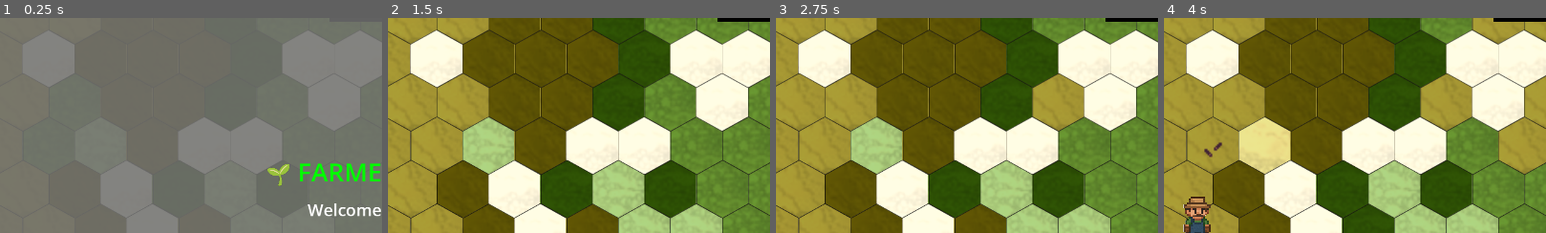
Above: before the commit, frames 1-4 (left to right).
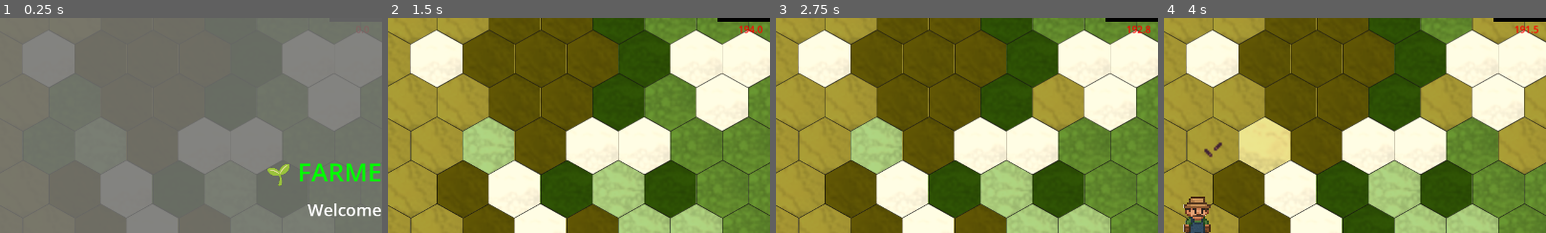
Above: after the commit, the same moments.

Repository: BlueDespero/slavicgamejam2025
Game: Godot game, scene res://main.tscn
Same seed, same stepped clock (60 frames per second), same inputs: the game is played once before the commit and once after it.
Inputs (mouse positions are % of the whole screen's width and height, from its top left):
- Up to frame 1 (0.25 s): no input
- Up to frame 2 (1.5 s): click "Let's farm! 🪏" at 0.5 s; tap Enter at 1.25 s; move the mouse to (72, 45) at 1.27 s; tap 1 at 1.35 s; click (72, 45) at 1.42 s
- Up to frame 3 (2.75 s): tap Space at 1.52, 2.27 s; move the mouse to (30, 55) at 2.02 s; tap 2 at 2.1 s; click (30, 55) at 2.17 s
- Up to frame 4 (4 s): move the mouse to (60, 28) at 2.77 s; tap 3 at 2.85 s; click (60, 28) at 2.92 s; move the mouse to (45, 70) at 3.52 s; tap 4 at 3.6 s; click (45, 70) at 3.67 s; tap Space at 3.77 s
The pictures show only the part of the screen within x 41-91%, y 7-57%; the shares and areas given below are measured in that part.

The runs differ from the first frame. In frame 1, less than 0.1% of the frame differs, in the area x 94-95%, y 6-7%; in frame 2, 0.1%; in frame 3, 0.1%, in the area x 92-98%, y 3-8%; in frame 4, 0.1%.

Commit message:
Add game over timer tot the screen

Diff:
--- /dev/null
+++ b/game_over_timer_on_screen.gd
@@ -0,0 +1,9 @@
+extends RichTextLabel
+
+# Called every frame. 'delta' is the elapsed time since the previous frame.
+func _process(delta: float) -> void:
+	set_text(str($GameOverTimer.get_time_left()).pad_decimals(1))
+
+
+func _on_start_game_button_pressed() -> void:
+	$GameOverTimer.start()
--- a/main.tscn
+++ b/main.tscn
@@ -1,8 +1,9 @@
-[gd_scene load_steps=5 format=3 uid="uid://cgifmsx4lhem8"]
+[gd_scene load_steps=6 format=3 uid="uid://cgifmsx4lhem8"]
 
 [ext_resource type="Script" uid="uid://bewb1j0gyhyrk" path="res://main.gd" id="1_ig7tw"]
 [ext_resource type="PackedScene" uid="uid://1al25n8y6pmm" path="res://GUI/gui.tscn" id="2_0xm2m"]
 [ext_resource type="PackedScene" uid="uid://cqpw0gnmoueuk" path="res://map/map.tscn" id="3_h2yge"]
+[ext_resource type="Script" uid="uid://dqdgihp8s6ojq" path="res://game_over_timer_on_screen.gd" id="5_7mycd"]
 [ext_resource type="Script" uid="uid://dm2ktqg0ki3ss" path="res://hud.gd" id="5_lquwl"]
 
 [node name="Main" type="Node2D"]
@@ -14,9 +15,6 @@
 [node name="GUI" parent="." instance=ExtResource("2_0xm2m")]
 
 [node name="Map" parent="." instance=ExtResource("3_h2yge")]
-
-[node name="GameOverTimer" type="Timer" parent="."]
-wait_time = 195.0
 
 [node name="HUD" type="CanvasLayer" parent="."]
 script = ExtResource("5_lquwl")
@@ -85,4 +83,18 @@
 theme_override_font_sizes/font_size = 75
 text = "Let's farm! 🪏"
 
+[node name="GameOverTimerOnScreen" type="RichTextLabel" parent="."]
+offset_left = 1095.33
+offset_top = 60.0
+offset_right = 1177.33
+offset_bottom = 91.0
+theme_override_colors/default_color = Color(1, 0, 0, 1)
+text = "21:37"
+horizontal_alignment = 1
+script = ExtResource("5_7mycd")
+
+[node name="GameOverTimer" type="Timer" parent="GameOverTimerOnScreen"]
+wait_time = 195.0
+
 [connection signal="pressed" from="HUD/StartGameButton" to="HUD" method="_on_start_game_button_pressed"]
+[connection signal="pressed" from="HUD/StartGameButton" to="GameOverTimerOnScreen" method="_on_start_game_button_pressed"]
Not shown, added: game_over_timer_on_screen.gd.uid
